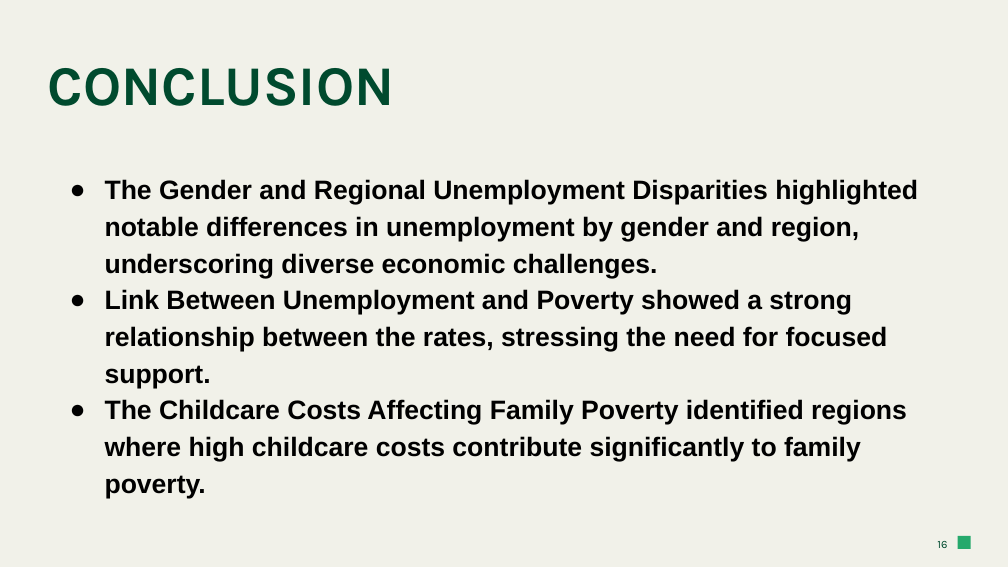
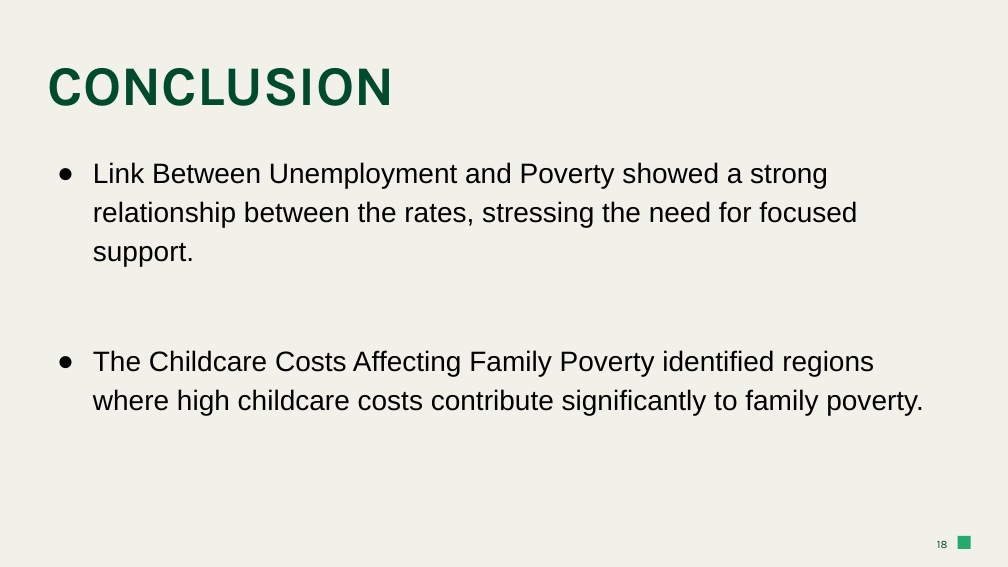
Before and after one commit to vemuladevendran/datamining, a slide deck: slide 18 of GROUP-10.pptx (slide 16 before the commit). Drawn at 1008x567 pixels with LibreOffice and Linux fonts; fonts in the diff are those of the drawing. Boxes give left, top, right and bottom in pixels: in the first picture for what was removed or moved away, otherwise in the second. Text is boxed around its words. In the diff, an @@ line names an element or a change of style, - is before the commit and + after.

Commit message:
updated ppt

```diff
--- a/GROUP-10.pptx
+++ b/GROUP-10.pptx
@@ subtitle "Link Between Unemployment and Poverty ...": place and size @@
-subtitle "Link Between Unemployment and Poverty ..." at [105,179,918,498]
+subtitle "Link Between Unemployment and Poverty ..." at [93,162,924,415]
@@ subtitle "Link Between Unemployment and Poverty ..." at [93,162,924,415]: size 19 to 20 pt, bold off; more space between paragraphs @@
@@ subtitle at [105,179,918,278]: paragraph removed @@
-● The Gender and Regional Unemployment Disparities highlighted notable differences in unemployment by gender and region, underscoring diverse economic challenges.
@@ page number at [937,541,948,548]: text changed @@
-16
+18
```
Also in this commit, not shown: 3 other slides changed, 3 slides added, 1 slide removed.
